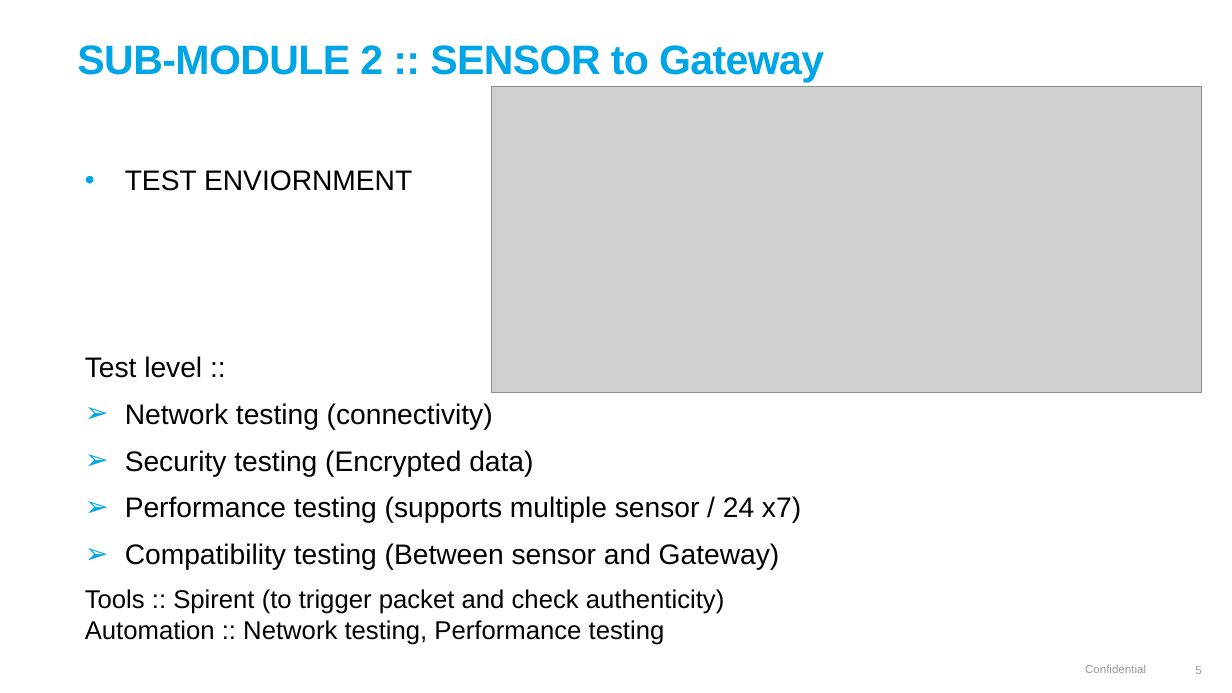
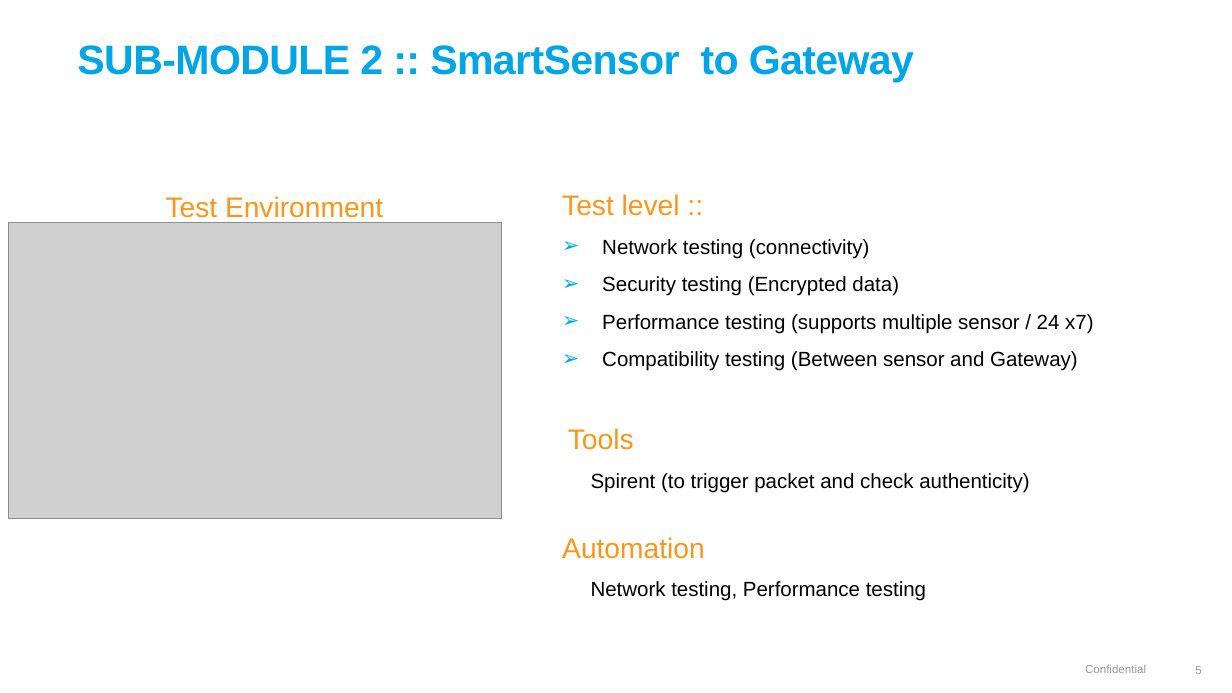
Before and after one commit to lasse1900/test_assignment_30032022, a slide deck: slide 5 of QA SIMULATION PROJECT.pptx. Drawn at 1232x693 pixels with LibreOffice and Linux fonts; fonts in the diff are those of the drawing; grey boxes stand for pictures; background and template pictures are left out. Boxes give left, top, right and bottom in pixels: in the first picture for what was removed or moved away, otherwise in the second. Text is boxed around its words. In the diff, an @@ line names an element or a change of style, - is before the commit and + after.

```diff
--- a/QA SIMULATION PROJECT.pptx
+++ b/QA SIMULATION PROJECT.pptx
@@ title at [77,45,914,83]: text changed @@
-SUB-MODULE 2 :: SENSOR to Gateway
+SUB-MODULE 2 :: SmartSensor to Gateway
@@ picture removed at [492,87,1202,393] @@
@@ text "Test level ::": place and size @@
-text "Test level ::" at [85,170,801,645]
+text "Test level ::" at [562,194,1093,601]
@@ text at [125,170,412,191]: paragraph removed @@
-• TEST ENVIORNMENT
@@ text added at [166,196,383,223], 22 pt, text #F8971D @@
+Test Environment
@@ text at [562,194,1093,371]: text colour #000000 to #F8971D in "Test level ::"; size 22 to 16 pt in "Network testing (connectivity)", "Security testing (Encrypted data)", "Performance testing (supports multiple sensor / 24 ...", "Compatibility testing (Between sensor and Gateway)" @@
@@ picture added at [9,223,502,518] @@
@@ text at [562,428,1029,601]: text changed; size 20 to 16 pt @@
-Tools :: Spirent (to trigger packet and check authenticity)
-Automation :: Network testing, Performance testing
+Tools
+Spirent (to trigger packet and check authenticity)
+Automation
+Network testing, Performance testing
```
Also in this commit, not shown: 10 other slides changed, 1 other file.
